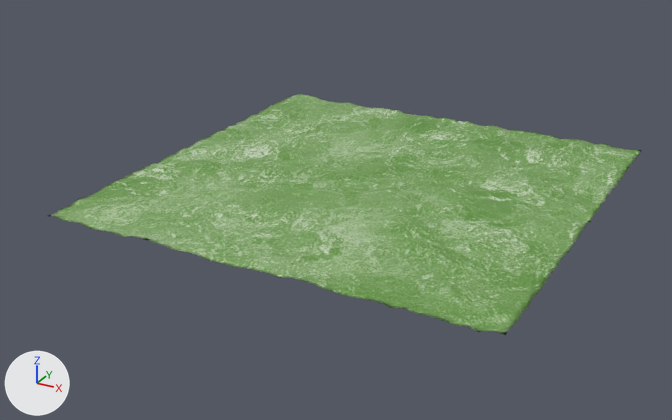
Two versions of the FBX model bin/models/agua/agua.fbx, one commit apart.
Camera for both pictures: a 50 mm lens placed at (10.02, -20.0, 8.95), pointed at (-0.69, -0.52, -0.78). The lights are fixed; the arrows at lower left show +X, +Y and +Z. Where no turn or scale is listed for an object, it has been applied to the vertices. Vertices at the same position are counted once.

Objects in the first picture: 'WaterBlock'.
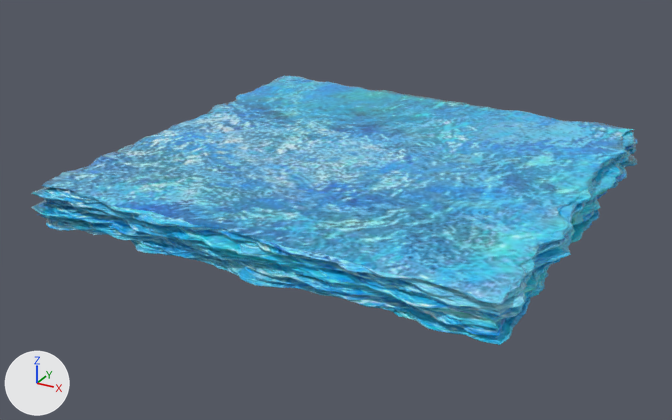
What differs and where, as boxes (x1, y1, x2, y2) in the pictures (672 x 420 px):
'WaterBlock', reshaped (12% taller): before (48, 94, 641, 335); after (31, 75, 638, 345)

The edits, one by one:
Picture 'WaterTexture.jpg' (img_watertexture_jpg) is new.
Material 'Material.002' (mat_material_002) is new.
Its texture is img_watertexture_jpg.
Its roughness is 0.0.
me_plane_035 is used by ob_waterblock; location (0.0, 0.0, 0.0).
me_plane_035 had 7925 vertices, 7743 faces and spanned x -5.66..5.66, y -5.66..5.66, z -1.17..0.04.
me_plane_035 no longer uses material mat_watermaterial (picture img_water_png).
me_plane_035 now has 24578 vertices, 49152 faces and spans x -6.3..5.86, y -5.85..5.87, z -0.3..0.66.
me_plane_035 part 1: the loose piece of 7921 vertices spanning x -5.66..5.66, y -5.66..5.66, z -0.05..0.04 is rebuilt with 24578 vertices and now spans x -6.3..5.86, y -5.85..5.87, z -0.3..0.66, in mat_material_002 (picture img_watertexture_jpg).
me_plane_035 now uses material mat_material_002 (picture img_watertexture_jpg).
